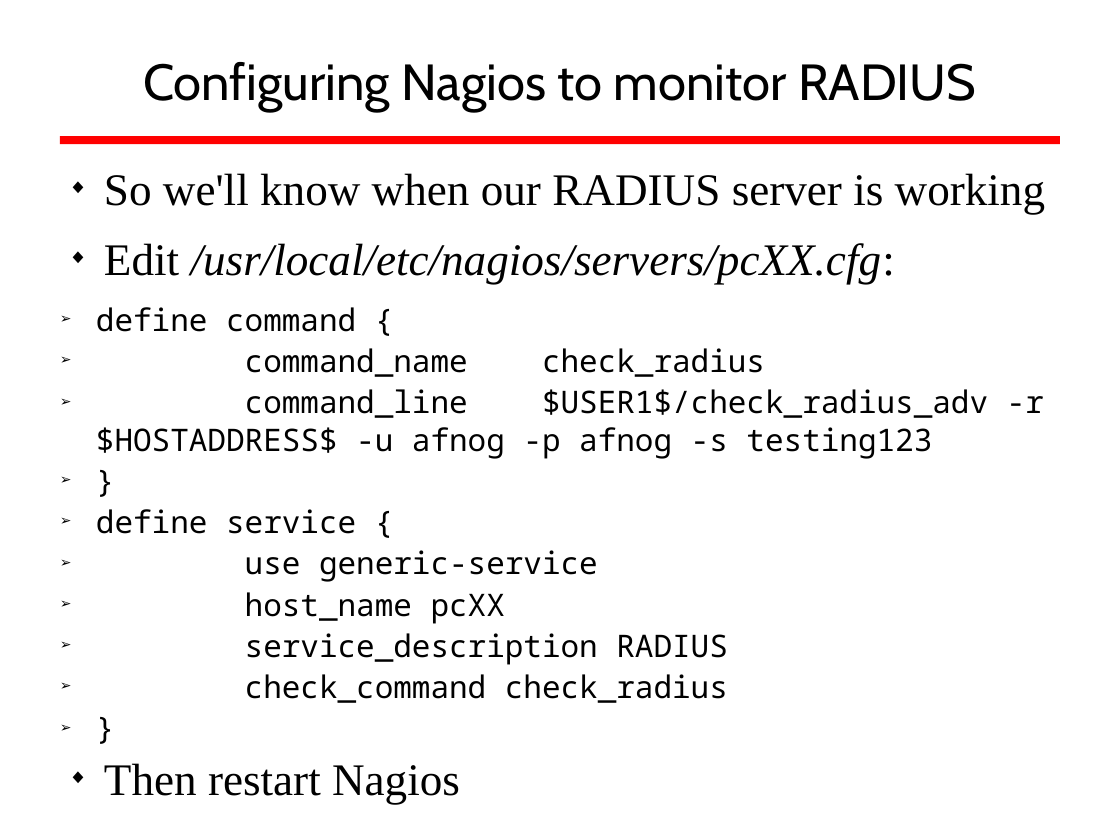
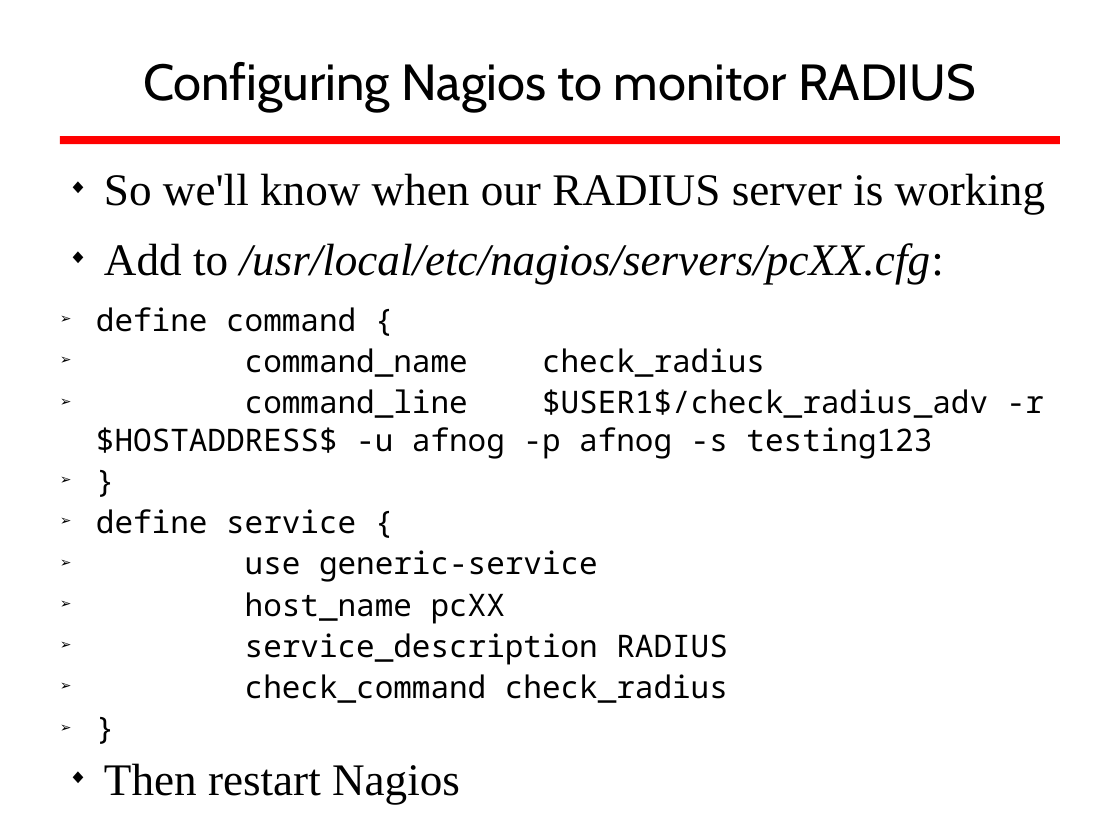
Before and after one commit to afnog/sse, a slide deck: slide 28 of radius/radius_presentation.odp. Drawn at 1120x840 pixels with LibreOffice and Linux fonts; fonts in the diff are those of the drawing; background and template pictures are left out. Boxes give left, top, right and bottom in pixels: in the first picture for what was removed or moved away, otherwise in the second. Text is boxed around its words. In the diff, an @@ line names an element or a change of style, - is before the commit and + after.

```diff
--- a/radius/radius_presentation.odp
+++ b/radius/radius_presentation.odp
@@ text at [104,243,944,284]: text changed @@
-◆ Edit /usr/local/etc/nagios/servers/pcXX.cfg:
+◆ Add to /usr/local/etc/nagios/servers/pcXX.cfg:
```
Also in this commit, not shown: 1 other file.
